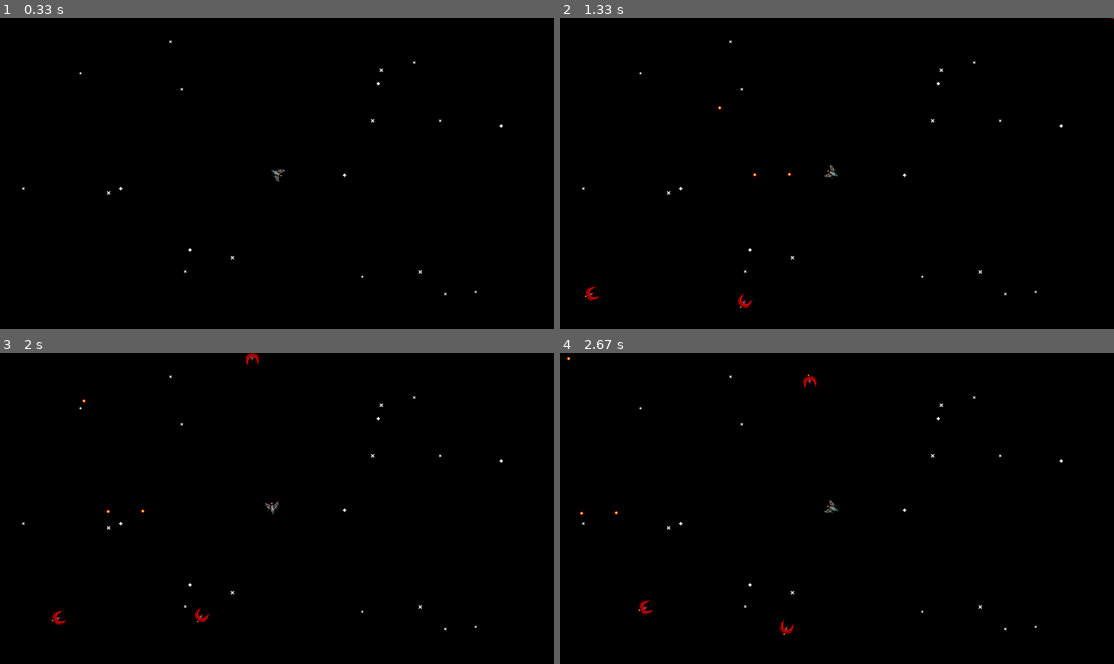
Above: before the commit, frames 1-4 (two rows, left to right).
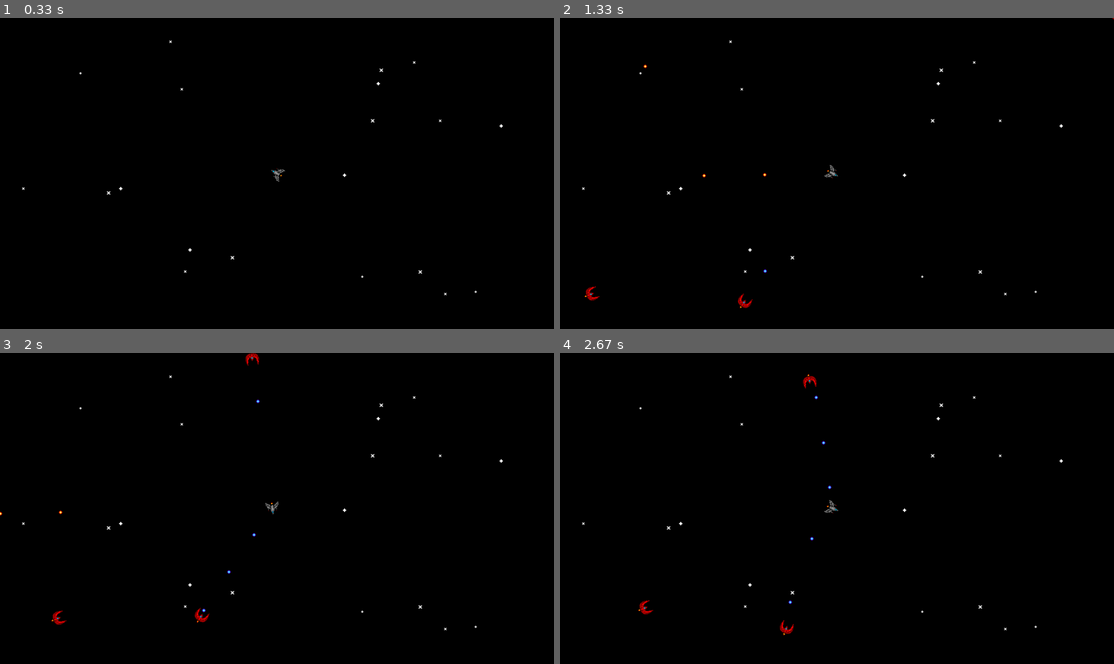
Above: after the commit, the same moments.

Repository: Jasonteilliez/python_pygame_spaces_shooter
Game: pygame game, started from game/code/main.py
Same seed, same stepped clock (60 frames per second), same inputs: the game is played once before the commit and once after it.
Inputs (mouse positions are in pixels of both pictures, inside the frame that each line leads up to):
- Up to frame 1 (0.33 s): no input
- Up to frame 2 (1.33 s): tap Space at 0.33, 0.73, 1.03 s; move the mouse to (704, 176) at 0.7 s; tap K at 0.82 s; click (1041, 282) at 1.22 s
- Up to frame 3 (2 s): click (144, 446) at 1.55 s; click (277, 545) at 1.88 s
- Up to frame 4 (2.67 s): click (759, 443) at 2.22 s; click (1030, 589) at 2.55 s

Frame 1 is identical in both runs. In frame 2, less than 0.1% of the frame differs, in the area x 15-42%, y 15-83%; in frame 3, less than 0.1%, in the area x 0-47%, y 14-84%; in frame 4, less than 0.1%.

Commit message:
hunter attack - collision with ennemy bullet - level managment

Diff:
--- a/game/code/classes/Level.py
+++ b/game/code/classes/Level.py
@@ -35,7 +35,6 @@
 
         self.init_level()
         self.player = self.init_player()
-        self.init_wave()
 
 
     def spawn_entity(self, groups, name, alliance="enemy", data={}, pos=None):
@@ -81,10 +80,15 @@
 
 
     def init_wave(self):
-        level_data = self.levels[str(self.level)]
-        for enemy_type, value in level_data.items():
-            for _ in range(value[0]):
-                self.spawn_entity(groups=[self.visible_sprites,self.ennemy_sprites], name=enemy_type, alliance=value[0])
+        if (len(self.ennemy_sprites) == 0):
+            level_data = self.levels[str(self.level)]
+            for enemy_type, value in level_data.items():
+                for _ in range(value[0]):
+                    self.spawn_entity(groups=[self.visible_sprites,self.ennemy_sprites], name=enemy_type, alliance=value[0])
+            self.level +=1
+
+            if self.level > len(self.levels):
+                self.level = 1
 
 
     def collision(self):
@@ -93,6 +97,12 @@
         for s in sprite:
             self.player.current_health -= s.stats["impact_dommage"]
             s.current_health -= self.player.stats["impact_dommage"]
+
+        # player - ennemy attack collision
+        sprite = pygame.sprite.spritecollide(self.player, self.ennemy_bullet_sprites, False, pygame.sprite.collide_mask)
+        for bullet in sprite:
+            self.player.current_health -= bullet.stats["impact_dommage"]
+            bullet.kill()
 
         # enemy - player attack collision
         for bullet in self.player_bullet_sprites:
@@ -116,3 +126,4 @@
         self.visible_sprites.update(dt)
         self.visible_sprites.draw(self.display_surface)
         self.collision()
+        self.init_wave()
--- a/game/code/entities/Battleship.py
+++ b/game/code/entities/Battleship.py
@@ -39,7 +39,7 @@
 
         distance = dist(self.rect.center, self.player.rect.center)/self.scale
         if distance < 200: self.state = "step_back"
-        elif distance < 300: self.state = "attack"
+        elif distance < 300: self.state = "circle"
         elif distance < 400: self.state = "follow"
         else : self.state = "patrol"
 
@@ -69,7 +69,7 @@
             self.direction = self.direction.normalize()
 
 
-    def attack(self):
+    def circle(self):
 
         if self.engaging_direction:
             self.direction.x = -(self.player.rect.centery - self.rect.centery)
@@ -79,7 +79,6 @@
             self.direction.y = -(self.player.rect.centerx - self.rect.centerx)
         if self.direction.magnitude() != 0:
             self.direction = self.direction.normalize()
-
 
 
     def step_back(self):
@@ -120,15 +119,56 @@
         self.mask = pygame.mask.from_surface(self.image)
 
 
-    def update(self, dt):
-        self.distance_with_player()
+    def attack(self):
+        direction = pygame.math.Vector2()
+        direction.x = self.player.rect.centerx - self.rect.centerx
+        direction.y = self.player.rect.centery - self.rect.centery
+        if direction.magnitude() != 0:
+            direction = direction.normalize()
+
+        pos = {
+         'x': self.rect.centerx + 15*direction.x*self.scale,
+         'y': self.rect.centery + 15*direction.y*self.scale
+        }
+
+        bullet={
+            'groups': self.bullet_sprites,
+            'pos': pos,
+            'direction': direction,
+            'alliance': 'ennemy_bullet',
+            'name': 'small_blue_bullet',
+            'speed': 300,
+            'impact_dommage':self.stats['attack_dommage']
+        }
+        self.attack_event(bullet)
+
+
+    def cooldowns(self):
+        current_time = time()
+
+        if self.is_attacking:
+            if current_time - self.attack_time >= self.stats['attack_speed']:
+                self.is_attacking = False
+
+
+    def action(self):
         if self.state == "patrol" :
             self.patrol()
         if self.state == "follow":
             self.follow()
-        if self.state == "attack":
-            self.attack()
+        if self.state == "circle":
+            self.circle()
         if self.state == "step_back":
             self.step_back()
+
+        if self.state != "patrol" and self.is_attacking == False:
+            self.is_attacking = True
+            self.attack_time = time()
+            self.attack()
+
+    def update(self, dt):
+        self.distance_with_player()
+        self.action()
+        self.cooldowns()
         self.move(dt)
         self.rotate()
--- a/game/code/entities/Player.py
+++ b/game/code/entities/Player.py
@@ -87,7 +87,8 @@
         direction = pygame.math.Vector2()
         direction.x = dx
         direction.y = dy
-        direction = direction.normalize()
+        if direction.magnitude() != 0:
+            direction = direction.normalize()
 
         pos = {
          'x': self.rect.centerx + 15*direction.x*self.scale,
@@ -100,7 +101,7 @@
             'direction': direction,
             'alliance': 'player_bullet',
             'name': 'small_red_bullet',
-            'speed': 300,
+            'speed': 500,
             'impact_dommage':self.stats['attack_dommage']
         }
         self.attack_event(bullet)
--- a/game/code/entities/entities_info.json
+++ b/game/code/entities/entities_info.json
@@ -5,7 +5,7 @@
         "base_stats":{
             "max_health": 5,
             "attack_dommage": 1,
-            "attack_speed": 0.05,
+            "attack_speed": 0.1,
             "impact_dommage": 1,
             "mov_speed": 200
         }
@@ -52,12 +52,17 @@
         "base_stats":{
             "max_health": 2,
             "attack_dommage": 1,
-            "attack_speed": 0.3,
+            "attack_speed": 0.5,
             "impact_dommage": 1,
             "mov_speed": 100
         }
     },
     "small_red_bullet":{
+        "entity_type":"bullet",
+        "order":"bullet",
+        "base_stats":{}
+    },
+    "small_blue_bullet":{
         "entity_type":"bullet",
         "order":"bullet",
         "base_stats":{}
--- a/game/code/sprites/sprites.json
+++ b/game/code/sprites/sprites.json
@@ -57,5 +57,12 @@
         "sprites":[
             {"x":0,"y":0,"width":8,"height":8}
         ]
+    },
+    "small_blue_bullet":{
+        "spritesheet":"bullet_spritesheet",
+        "animated":false,
+        "sprites":[
+            {"x":0,"y":8,"width":8,"height":8}
+        ]
     }
 }
